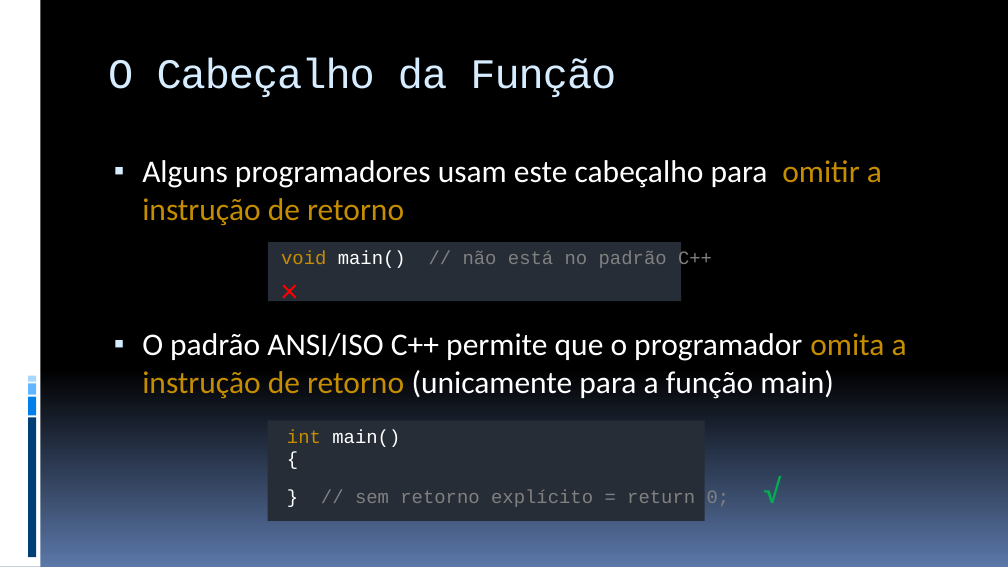
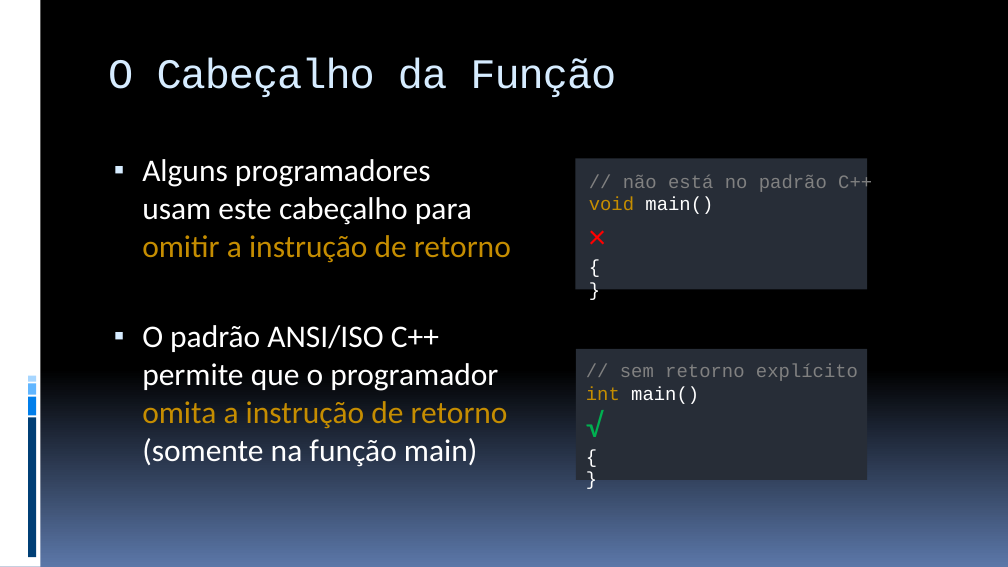
Before and after one commit to JudsonSS/ProgComp, a slide deck: slide 12 of Slides/02. Introdução ao Cpp.pptx. Drawn at 1008x567 pixels with LibreOffice and Linux fonts; fonts in the diff are those of the drawing. Boxes give left, top, right and bottom in pixels: in the first picture for what was removed or moved away, otherwise in the second. Text is boxed around its words. In the diff, an @@ line names an element or a change of style, - is before the commit and + after.

```diff
--- a/Slides/02. Introdução ao Cpp.pptx
+++ b/Slides/02. Introdução ao Cpp.pptx
@@ rectangle: place and size @@
-rectangle at (268,242,681,301)
+rectangle at (575,159,867,290)
@@ text at (589,174,872,214): text changed @@
-void main() // não está no padrão C++ ×
+// não está no padrão C++
+void main() ×
+{
+}
@@ text at (142,325,508,467): text changed @@
-▪ O padrão ANSI/ISO C++ permite que o programador omita a instrução de retorno (unicamente para a função main)
+▪ O padrão ANSI/ISO C++
+  permite que o programador
+  omita a instrução de retorno
+  (somente na função main)
@@ rectangle: place and size @@
-rectangle at (268,420,705,521)
+rectangle at (576,349,867,480)
@@ text "// sem retorno explícito": place and size @@
-text "// sem retorno explícito" at (287,429,730,507)
+text "// sem retorno explícito" at (586,364,858,404)
@@ text at (586,364,858,404): text changed; text colour #FFFFFF to #808080 @@
-int main()
+// sem retorno explícito
+int main() √
@@ text at (355,489,730,507): text changed; text colour #808080 to #FFFFFF @@
-} // sem retorno explícito = return 0; √
+}
```
Also in this commit, not shown: 13 other slides changed, 2 slides added, 5 other files.
